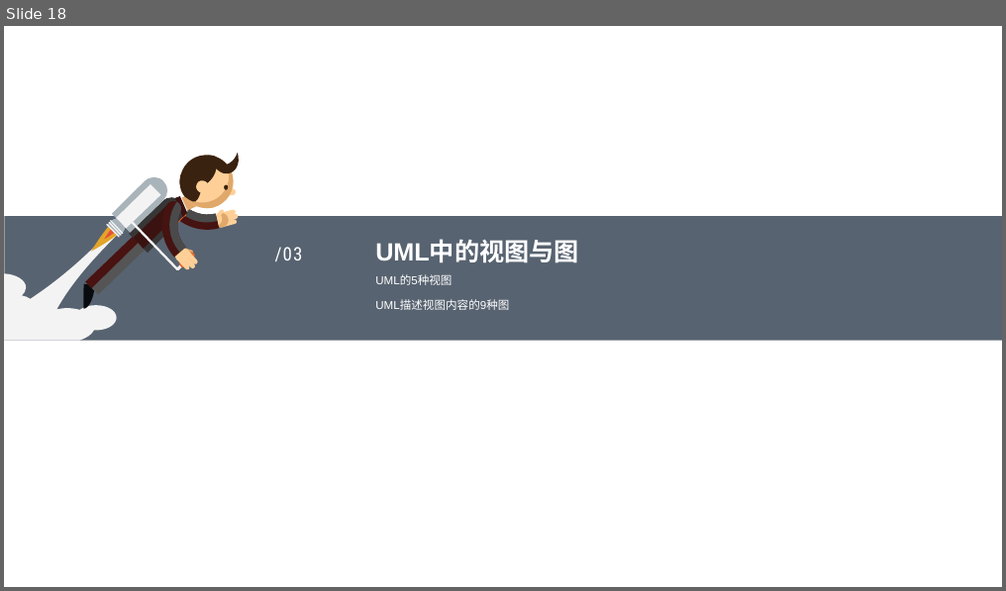
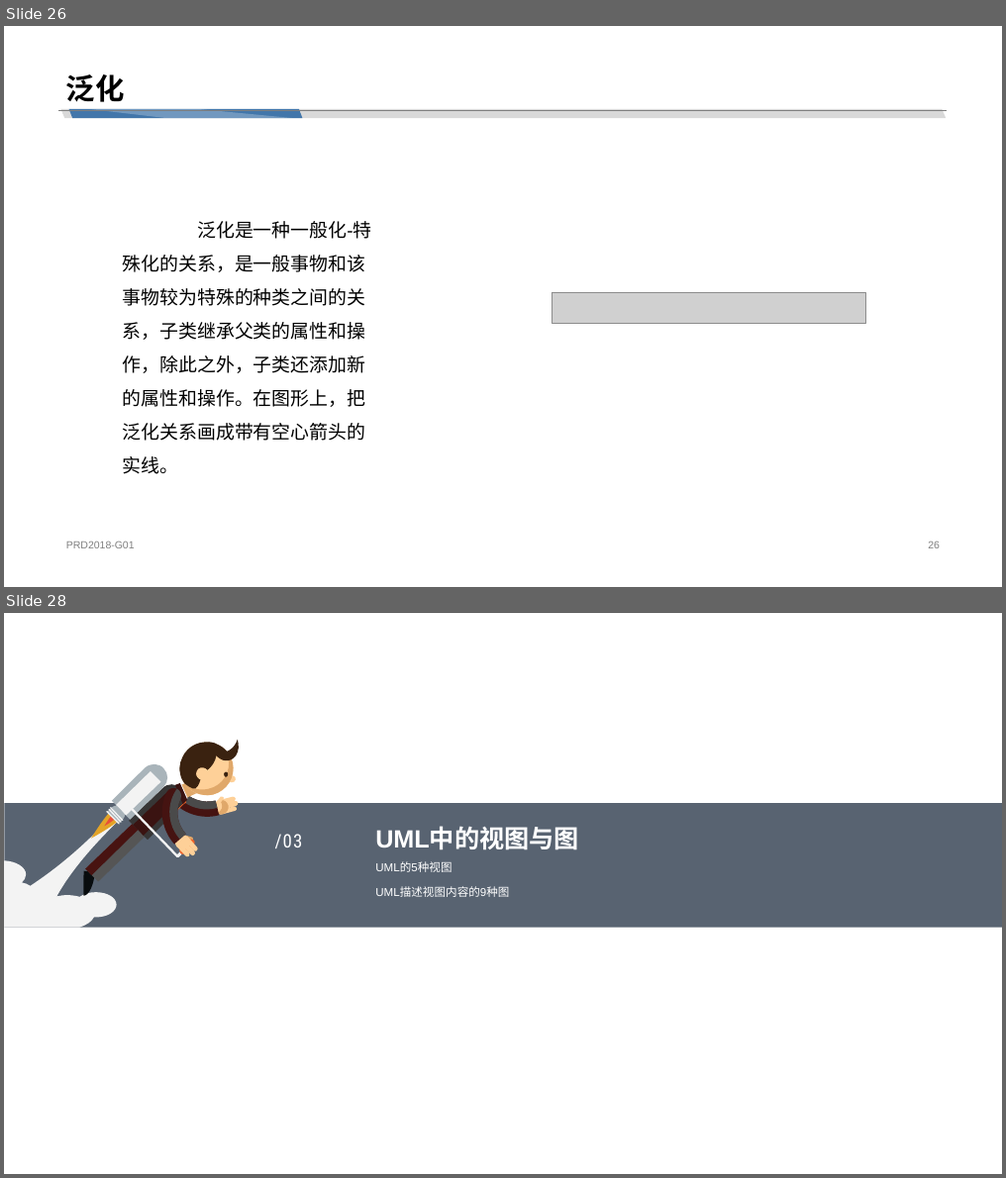
Before and after one commit to cchello/PRD2018-G01, a slide deck: 非受控文档/陈铉文/UML概述.pptx. Shown one above the other, each under a label of ours: slide 18 before the commit, slides 26 and 28 after it; the slides between them are not shown. The pictures are 1006x591 and 1006x1178 pixels, drawn with LibreOffice and Linux fonts; fonts in the diff are those of the drawing; grey boxes stand for pictures. Boxes give left, top, right and bottom in pixels: in the first picture for what was removed or moved away, otherwise in the second. Text is boxed around its words. In the diff, an @@ line names an element or a change of style, - is before the commit and + after.

```diff
--- a/非受控文档/陈铉文/UML概述.pptx
+++ b/非受控文档/陈铉文/UML概述.pptx
@@ slide 26 added at (4, 26, 1002, 587), background #FFFFFF @@
@@ title added at (66, 75, 125, 102), 28 pt, text #000000, bold @@
+泛化
@@ line added from (58, 110) to (947, 110), #808080 0.25 pt @@
@@ parallelogram added at (60, 109, 945, 118), fill #D9D9D9 @@
@@ parallelogram added at (69, 109, 303, 118), fill #4276AA @@
@@ freeform shape added at (89, 109, 292, 118), fill #FFFFFF at 25% opacity @@
@@ text added at (123, 221, 371, 474), 18 pt, text #000000 @@
+泛化是一种一般化-特殊化的关系，是一般事物和该事物较为特殊的种类之间的关系，子类继承父类的属性和操作，除此之外，子类还添加新的属性和操作。在图形上，把泛化关系画成带有空心箭头的实线。
@@ picture added at (552, 292, 865, 323) @@
@@ text added at (66, 542, 135, 549), 10 pt, text #808080 @@
+PRD2018-G01
@@ page number added at (928, 542, 940, 549), 10 pt, text #808080 @@
+26
@@ what was slide 18 is now slide 28 @@
```
Also in this commit, not shown: 17 slides changed, 11 other slides added.
